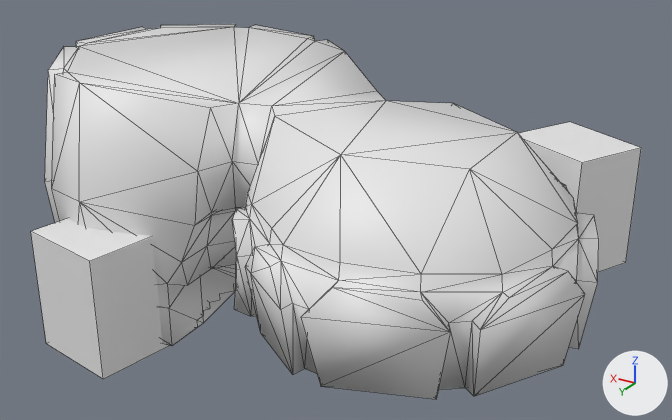
One commit to the Blender file assets/scenes/playerhome_livingroom.blend: the scene before it, then after it.
Both versions are drawn from a camera (50 mm lens) standing at (-9.78, 20.15, 12.29) and looking at (3.05, -1.23, 1.6). The lights are fixed; the arrows at lower right show +X, +Y and +Z. Mesh edges are drawn as thin lines.

Names of what the first picture shows: 'basement_loading_zone', 'livingroom', 'main_entrance_loading_zone'.
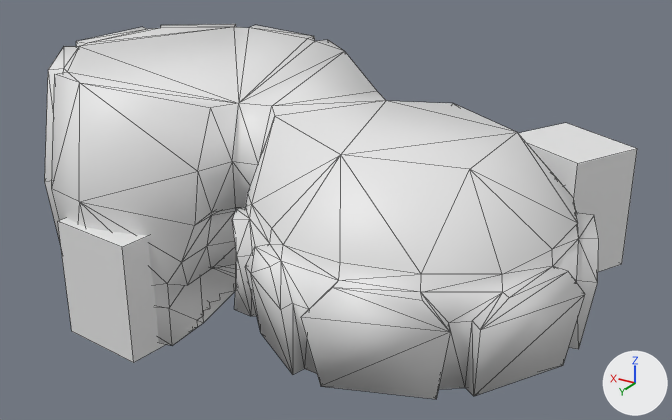
Where the change shows, as pixel boxes (x1, y1, x2, y2) in the pictures (672 x 420 px):
'basement_loading_zone', moved, turned: before (31, 218, 170, 379); after (58, 218, 166, 363)
'main_entrance_loading_zone', moved: before (518, 122, 641, 272); after (518, 123, 637, 272)

What the commit changed:
Object 'main_entrance_loading_zone' (ob_main_entrance_loading_zone) moves from (-1.84, -4.3, -3.05) to (-1.77, -4.16, -3.05).
Object 'basement_loading_zone' (ob_basement_loading_zone) moves from (8.51, 4.44, -5.06) to (8.4, 3.49, -5.06).
Object 'basement_loading_zone' (ob_basement_loading_zone) turns from (0, 0, -10) to (0, 0, -7.1) degrees about x, y and z.
